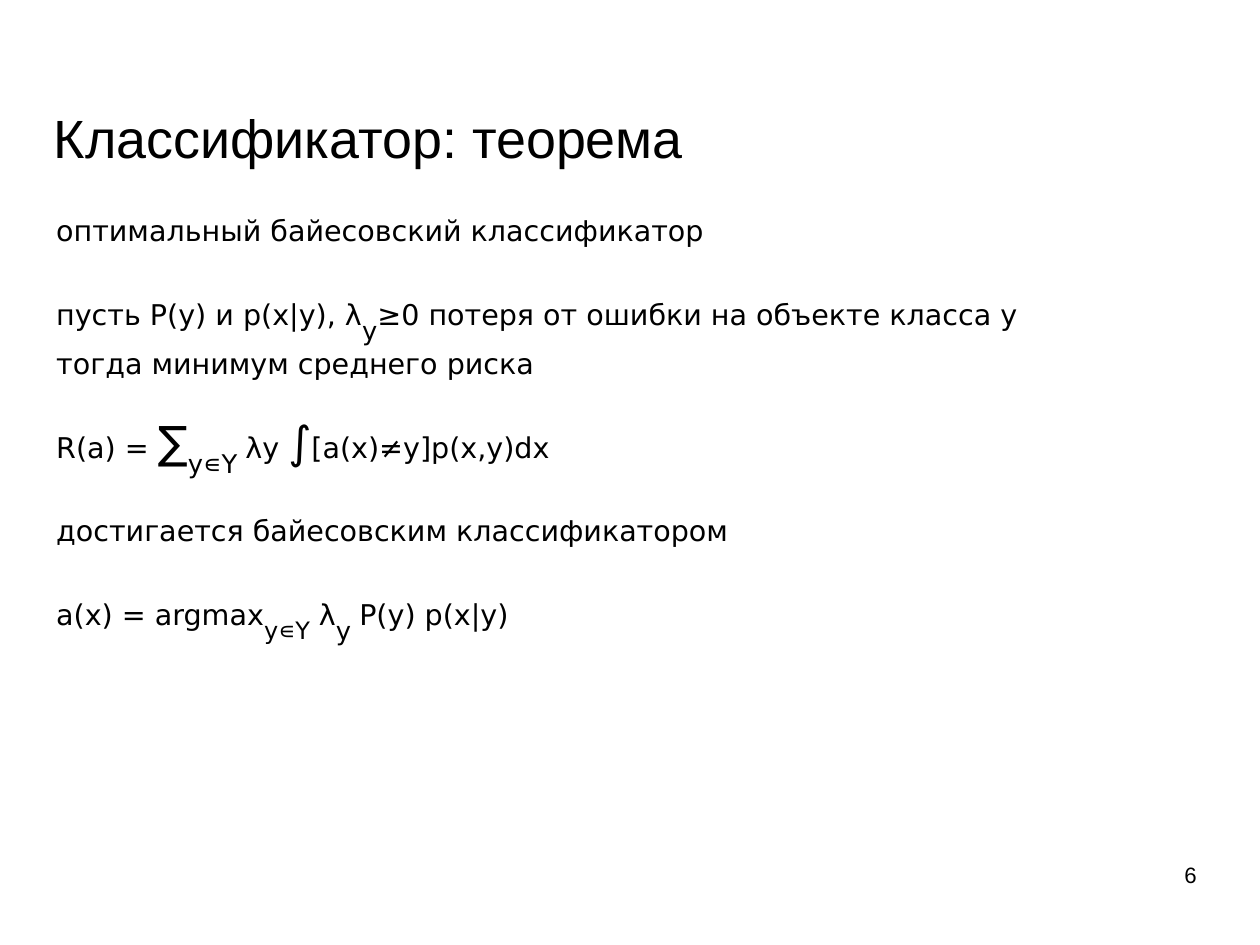
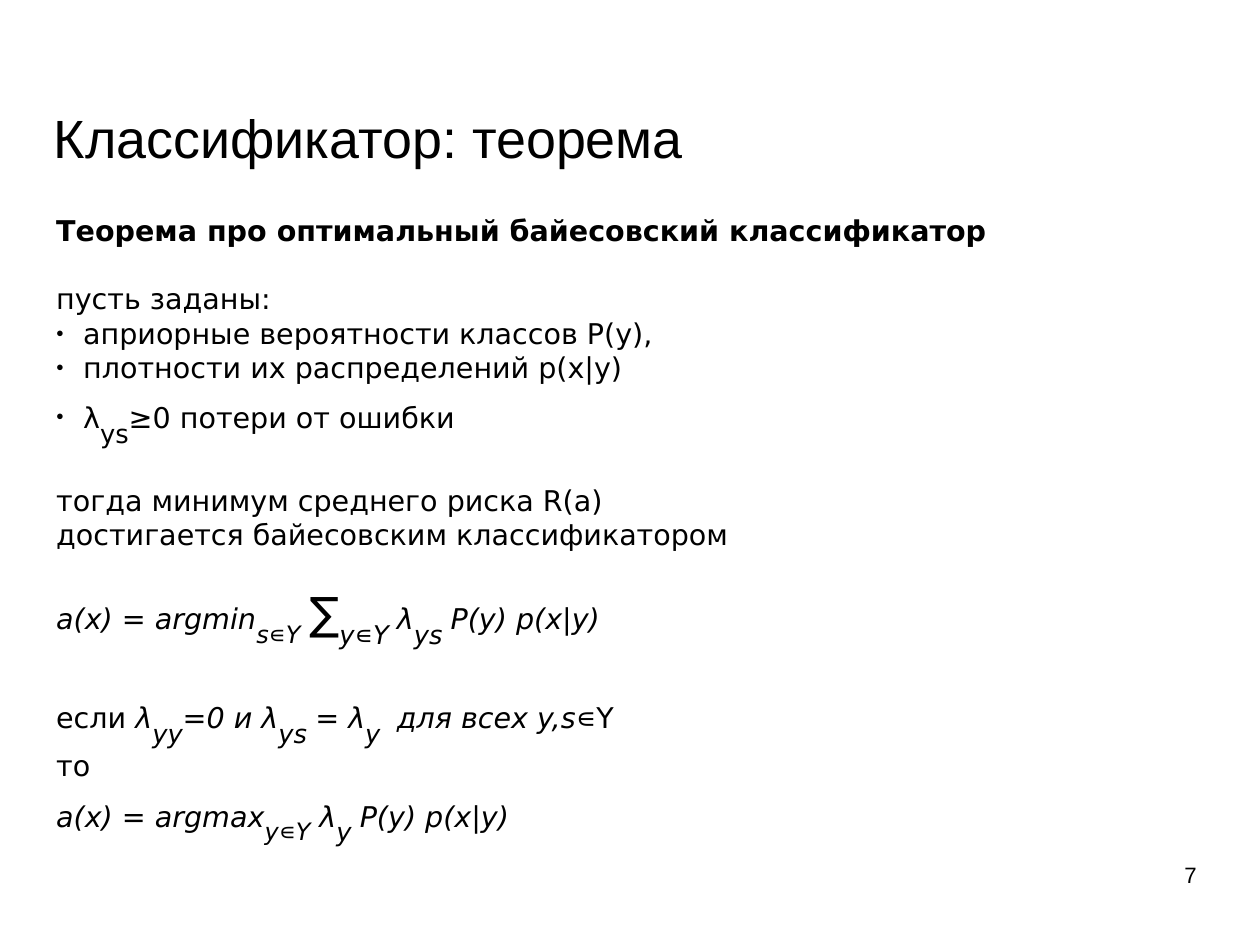
Before and after one commit to mechanoid5/ml_lectorium_legacy, a slide deck: slide 7 of 04-bayes.odp (slide 6 before the commit). Drawn at 1260x945 pixels with LibreOffice and Linux fonts; fonts in the diff are those of the drawing; background and template pictures are left out. Boxes give left, top, right and bottom in pixels: in the first picture for what was removed or moved away, otherwise in the second. Text is boxed around its words. In the diff, an @@ line names an element or a change of style, - is before the commit and + after.

```diff
--- a/04-bayes.odp
+++ b/04-bayes.odp
@@ text at box(56, 218, 986, 517): text changed @@
-оптимальный байесовский классификатор
-пусть P(y) и p(x|y), λy≥0 потеря от ошибки на объекте класса y
-тогда минимум среднего риска
-R(a) = ∑y∊Y λy ∫[a(x)≠y]p(x,y)dx
+Теорема про оптимальный байесовский классификатор
+пусть заданы:
+● априорные вероятности классов P(y),
+● плотности их распределений p(x|y)
+● λys≥0 потери от ошибки
+тогда минимум среднего риска R(a)
@@ text at box(56, 607, 614, 777): paragraphs added @@
+a(x) = argmins∊Y ∑y∊Y λys P(y) p(x|y)
+eсли λyy=0 и λys = λy для всех y,s∊Y
+то
@@ text at box(56, 805, 509, 845): italic on in "a(x) = argmaxy∊Y λy P(y) p(x|y)" @@
@@ page number at box(1184, 867, 1196, 883): text changed @@
-6
+7
```
Also in this commit, not shown: 2 other slides changed, 1 slide added.
